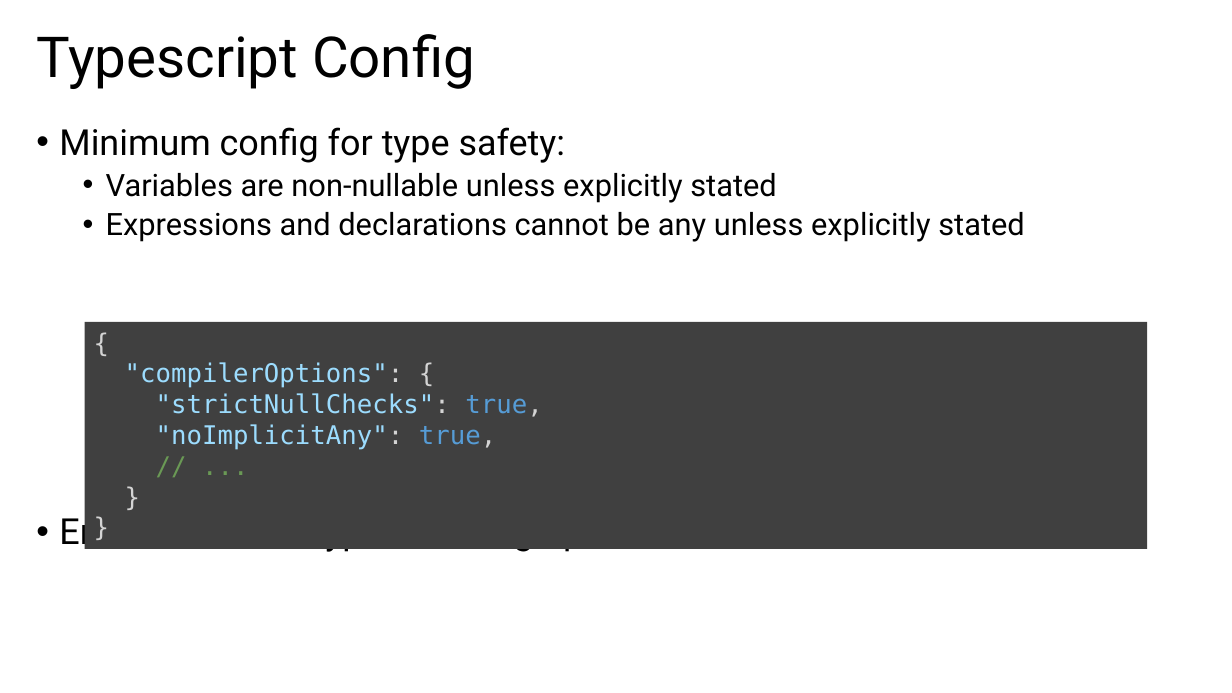
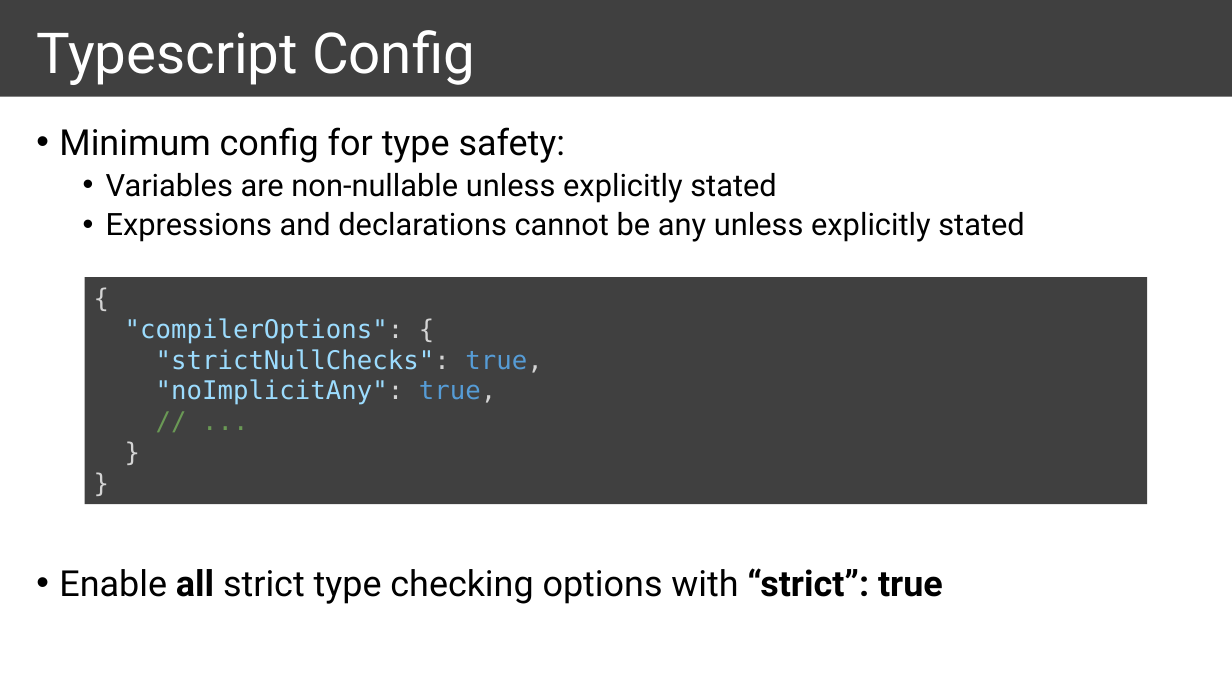
Before and after one commit to ymekesser/a-type-of-magic-presentation, a slide deck: slide 4 of a-type-of-magic.pptx. Drawn at 1232x693 pixels with LibreOffice and Linux fonts; fonts in the diff are those of the drawing. Boxes give left, top, right and bottom in pixels: in the first picture for what was removed or moved away, otherwise in the second. Text is boxed around its words. In the diff, an @@ line names an element or a change of style, - is before the commit and + after.

Commit message:
Adjusted the layout a bit to give it more structure

```diff
--- a/a-type-of-magic.pptx
+++ b/a-type-of-magic.pptx
@@ rectangle added at (0,0,1232,97), fill #404040 @@
@@ title "Typescript Config" at (36,30,475,85): text colour #000000 to #FFFFFF @@
@@ text "Minimum config for type safety:" rewrapped from (59,127,1024,553) to (59,127,1024,604) @@
@@ rectangle "{": place and size @@
-rectangle "{" at (85,322,1148,549)
+rectangle "{" at (85,277,1148,505)
```
Also in this commit, not shown: 18 other slides changed.
